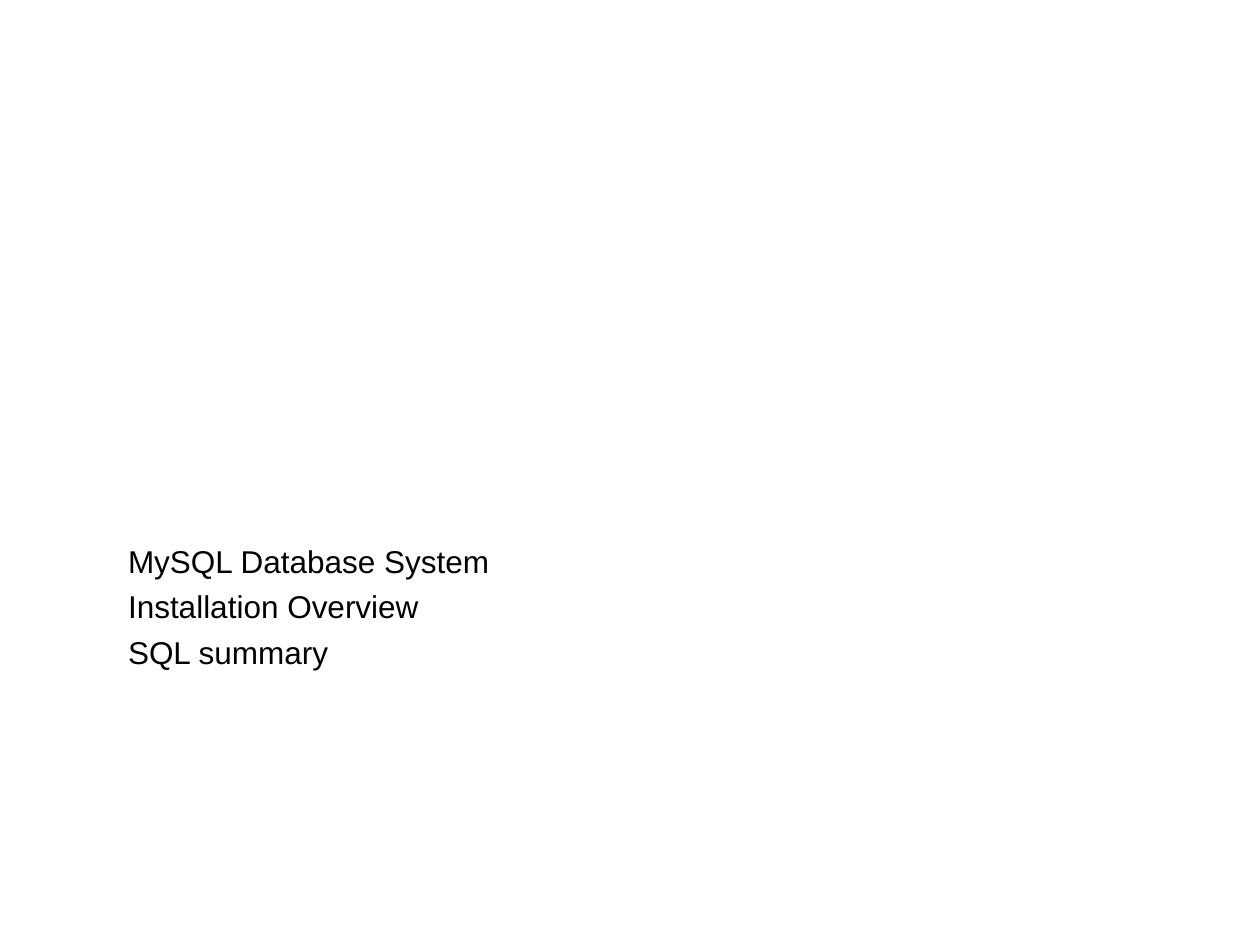
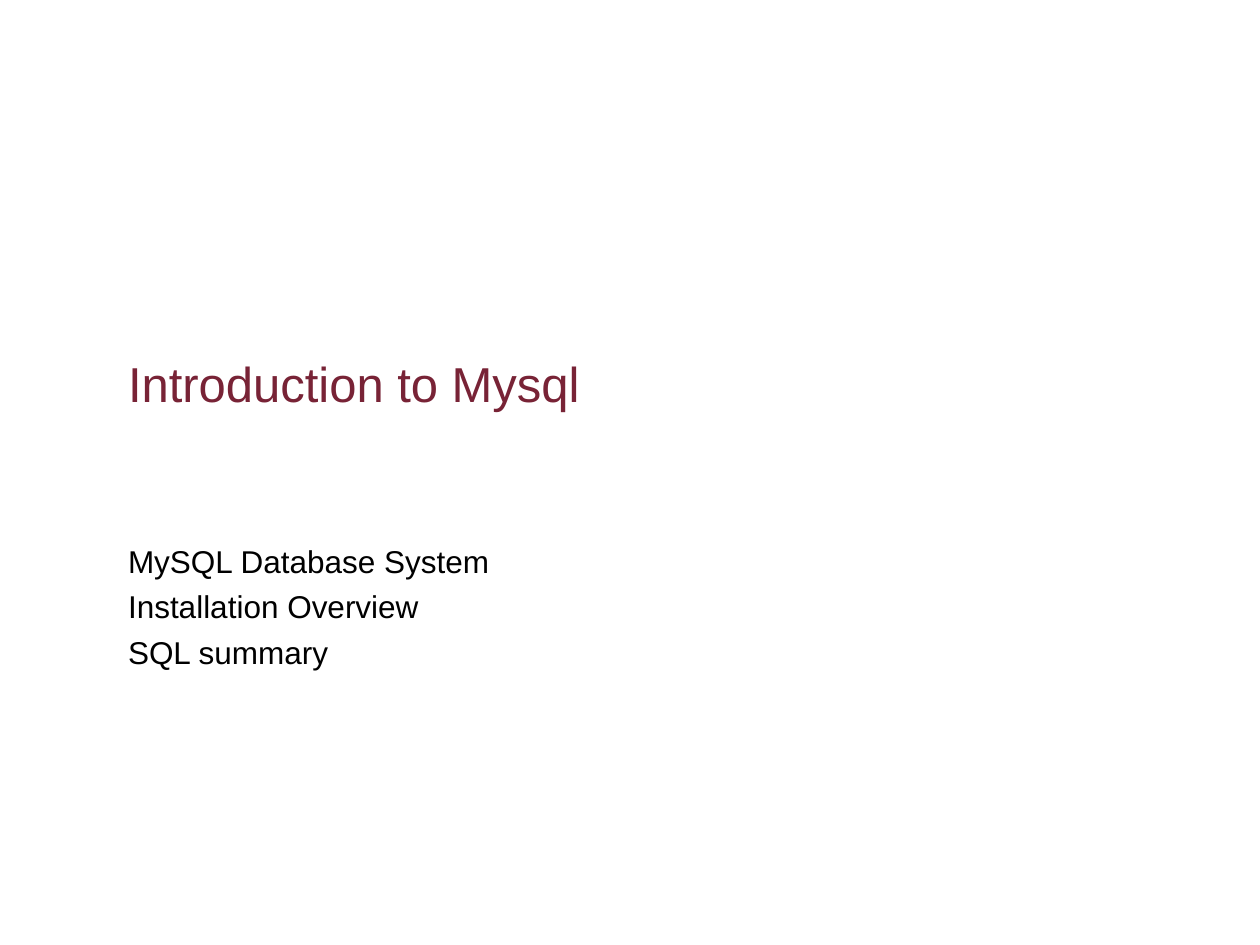
Before and after one commit to flyworker/python-automation-testing, a slide deck: slide 1 of document/course4.ppt. Drawn at 1260x945 pixels with LibreOffice and Linux fonts; fonts in the diff are those of the drawing; background and template pictures are left out. Boxes give left, top, right and bottom in pixels: in the first picture for what was removed or moved away, otherwise in the second. Text is boxed around its words. In the diff, an @@ line names an element or a change of style, - is before the commit and + after.

```diff
--- a/document/course4.ppt
+++ b/document/course4.ppt
@@ title added at (128, 366, 580, 412), 28 pt, text #782336 @@
+Introduction to Mysql
```
Also in this commit, not shown: 3 other slides changed, 9 other files.
